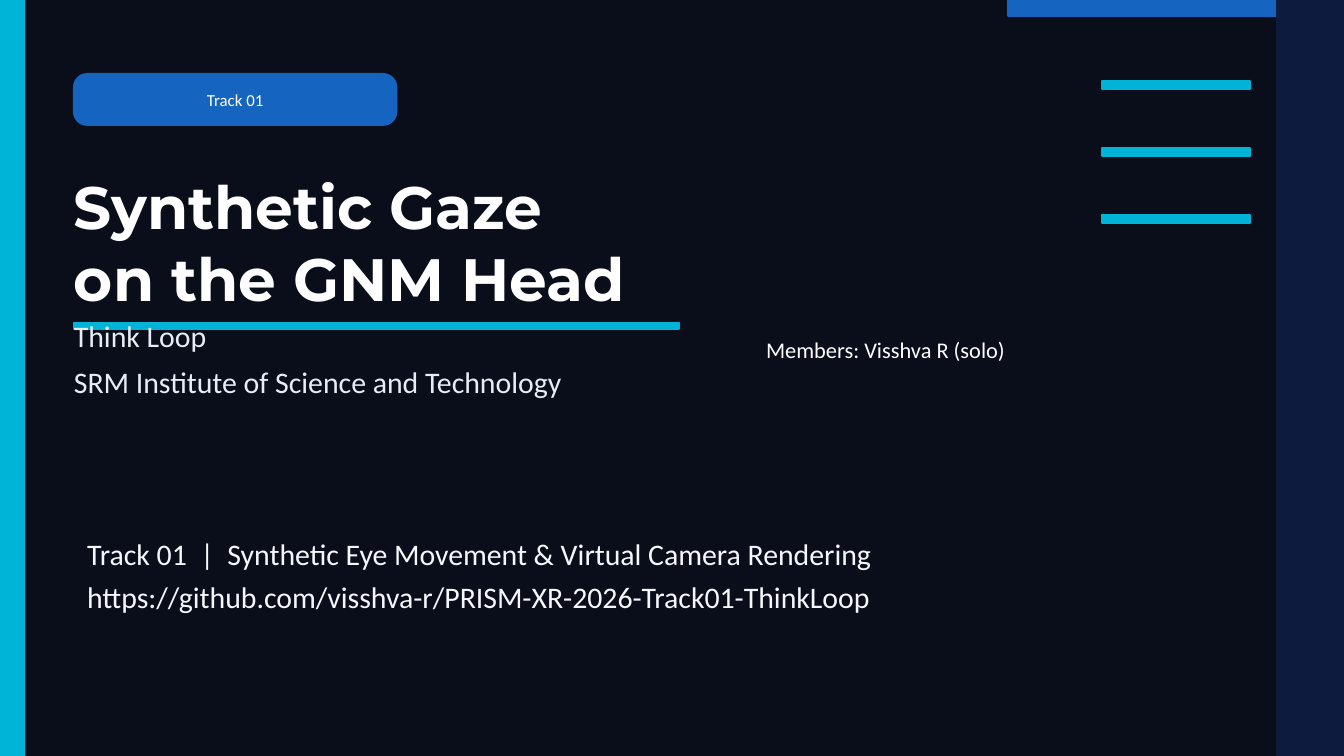
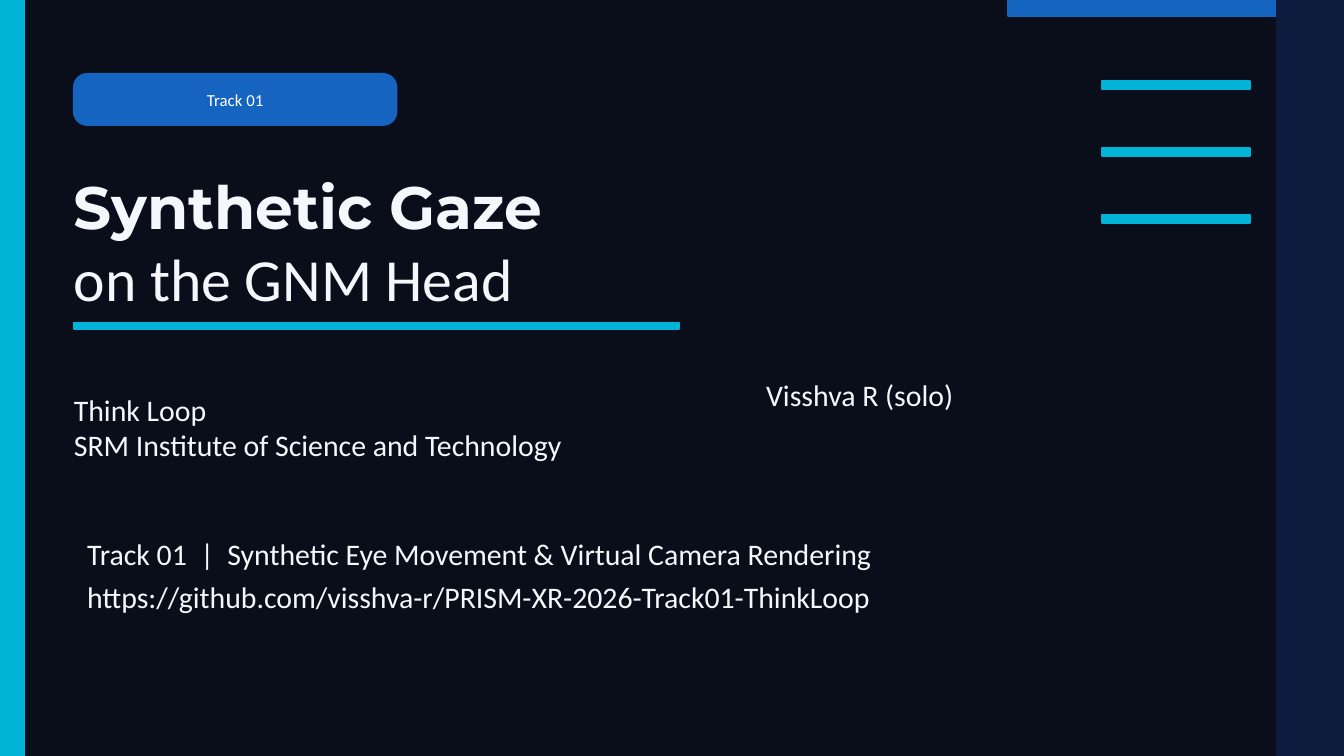
Before and after one commit to visshva-r/PRISM-XR-2026-Track01-ThinkLoop, a slide deck: slide 1 of docs/SRM Institute of Science and Technology_Think Loop.pptx. Drawn at 1344x756 pixels with LibreOffice and Linux fonts; fonts in the diff are those of the drawing. Boxes give left, top, right and bottom in pixels: in the first picture for what was removed or moved away, otherwise in the second. Text is boxed around its words. In the diff, an @@ line names an element or a change of style, - is before the commit and + after.

Commit message:
Keep submission deck text inside the template bars

```diff
--- a/docs/SRM Institute of Science and Technology_Think Loop.pptx
+++ b/docs/SRM Institute of Science and Technology_Think Loop.pptx
@@ text at (74, 182, 543, 302): text changed; text colour #FFFFFF to #F4F7FB @@
-Synthetic Gaze
-on the GNM Head
+Synthetic Gaze
+on the GNM Head
@@ text at (766, 384, 953, 410): text changed; size 12 to 16 pt; text colour #FFFFFF to #F4F7FB @@
-Members: Visshva R (solo)
+Visshva R (solo)
@@ text at (74, 400, 561, 461): text changed; text colour #E8EDF5 to #F4F7FB @@
-Think Loop
-SRM Institute of Science and Technology
+Think Loop
+SRM Institute of Science and Technology
```
Also in this commit, not shown: 5 other slides changed, 1 other file.
